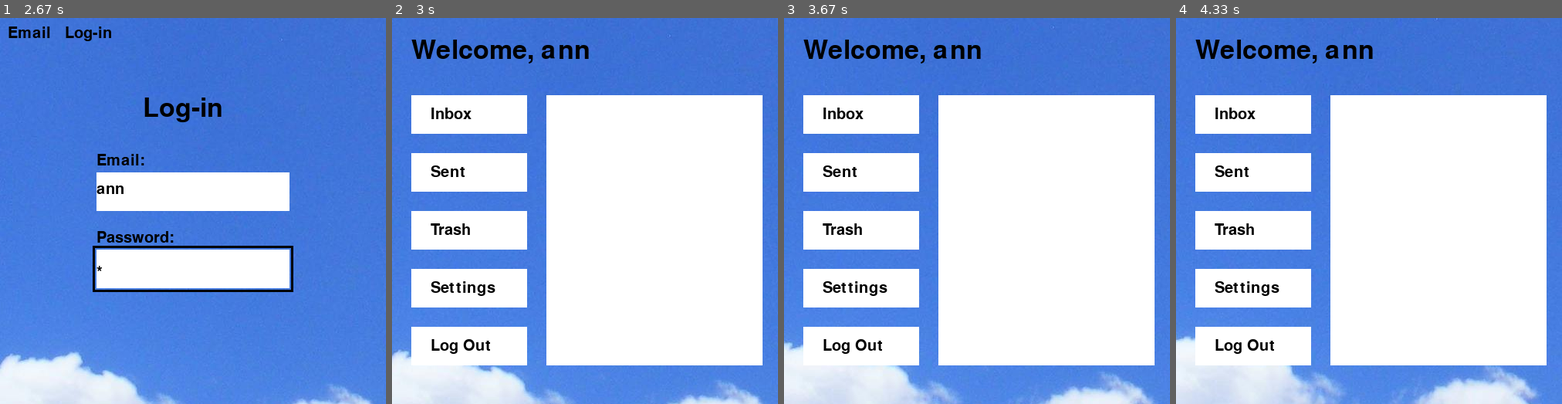
Above: before the commit, frames 1-4 (left to right).
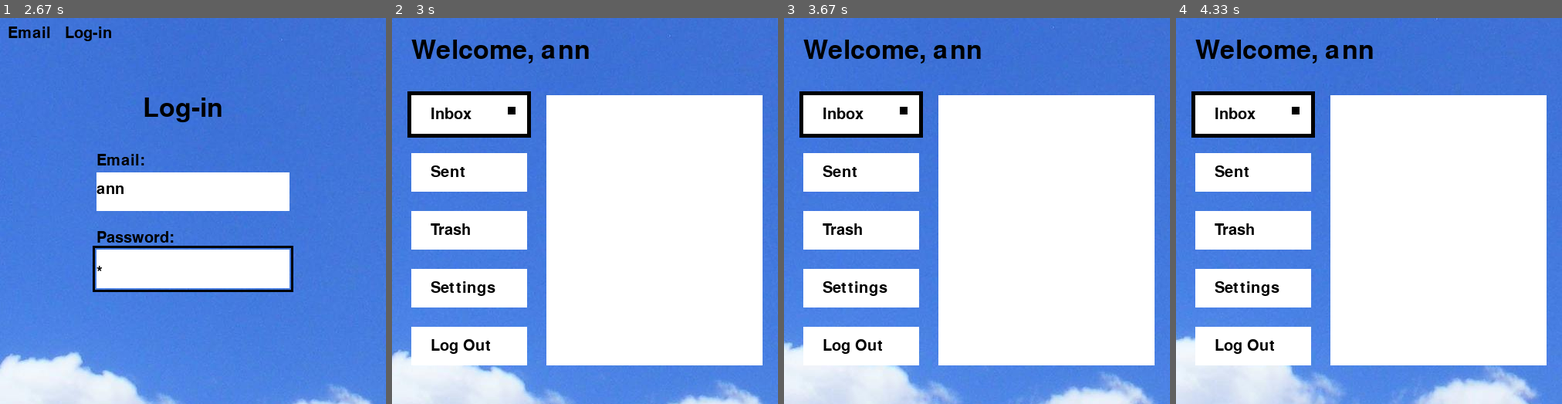
Above: after the commit, the same moments.

Repository: Turkeydoodle/Python
Game: pygame game, started from EmailPygame/main.py
Two runs of this game, one before a commit and one after it. Both use one fixed random seed, a clock stepped at 60 frames per second and the inputs below.
Inputs:
- Up to frame 1 (2.67 s): type "ann" at 0.33 s; tap Enter at 0.67 s; hold Tab 0.88-1.35 s; type "a" at 2.53 s
- Up to frame 2 (3 s): tap Enter at 2.67 s
- Up to frame 3 (3.67 s): tap Enter at 3.08 s
- Up to frame 4 (4.33 s): no input

Frame 1 is identical in both runs. In frame 2, 0.9% of the frame differs, in the area x 4-36%, y 19-31%; in frame 3, 0.9%; in frame 4, 0.9%.

Commit message:
continued by making 1 interactive button.

Diff:
--- a/EmailPygame/main.py
+++ b/EmailPygame/main.py
@@ -6,6 +6,7 @@
 text_surface = font.render("Email", True, (0, 0, 0))
 done = False
 currentplace = 0
+mcurrentplace = 0
 page = 0
 inputed2 = ''
 x = -1000
@@ -14,10 +15,13 @@
 inputed = ''
 screenwidth = 500
 screenheight = 500
-window = pygame.display.set_mode( ( screenwidth,screenheight ) )
+window = pygame.display.set_mode((screenwidth,screenheight ) )
 username = pygame.surface.Surface((250, 50))
 password = pygame.surface.Surface((250, 50))
 selected = pygame.surface.Surface((260, 60), pygame.SRCALPHA)
+selectedm = pygame.surface.Surface((160, 60))
+currentwin = 0
+winselect  = pygame.surface.Surface((10, 10))
 def blitmenu():
     for i in range(5):
         block = pygame.surface.Surface((150, 50))
@@ -100,7 +104,7 @@
                     else:
                         page = 1
 def renderhome():
-    global x, y, xv, yv, text_surface, done, name
+    global x, y, xv, yv, text_surface, done, name, mcurrentplace, page, inputed, currentwin, inputed2
     x += xv
     y += yv
     xv += (0 - x) * 0.001
@@ -110,14 +114,31 @@
     if y > 0 or y < -500:
         yv = -yv
     window.blit(background, (x, y))
+    font = pygame.font.Font(None, 50)
+    name = inputed.partition('@')[0]
+    text_surface = font.render("Welcome, " + name, True, (0, 0, 0))
+    sel_x = 20
+    sel_y = 95 + (mcurrentplace * 75)
+    window.blit(selectedm, (sel_x, sel_y))
+    blitmenu()
+    sel_x = 150
+    sel_y = 115 + (currentwin * 75)
+    window.blit(winselect, (sel_x, sel_y))
+    window.blit(text_surface, (25, 25))
     for event in pygame.event.get():
         if event.type == QUIT:
             done = True
-    font = pygame.font.Font(None, 50)
-    name = inputed.partition('@')[0]
-    text_surface = font.render("Welcome, " + name, True, (0, 0, 0))
-    blitmenu()
-    window.blit(text_surface, (25, 25))
+        if event.type == pygame.KEYDOWN:
+            if event.key == pygame.K_TAB:
+                mcurrentplace += 1
+                if mcurrentplace > 4:
+                    mcurrentplace = 0
+            if event.key == pygame.K_RETURN:
+                currentwin = mcurrentplace
+                if menuicons[currentwin] == 'Log Out':
+                    page = 0
+                    inputed = ''
+                    inputed2 = ''
 while done == False:
     if page == 0:
         renderlogin()
